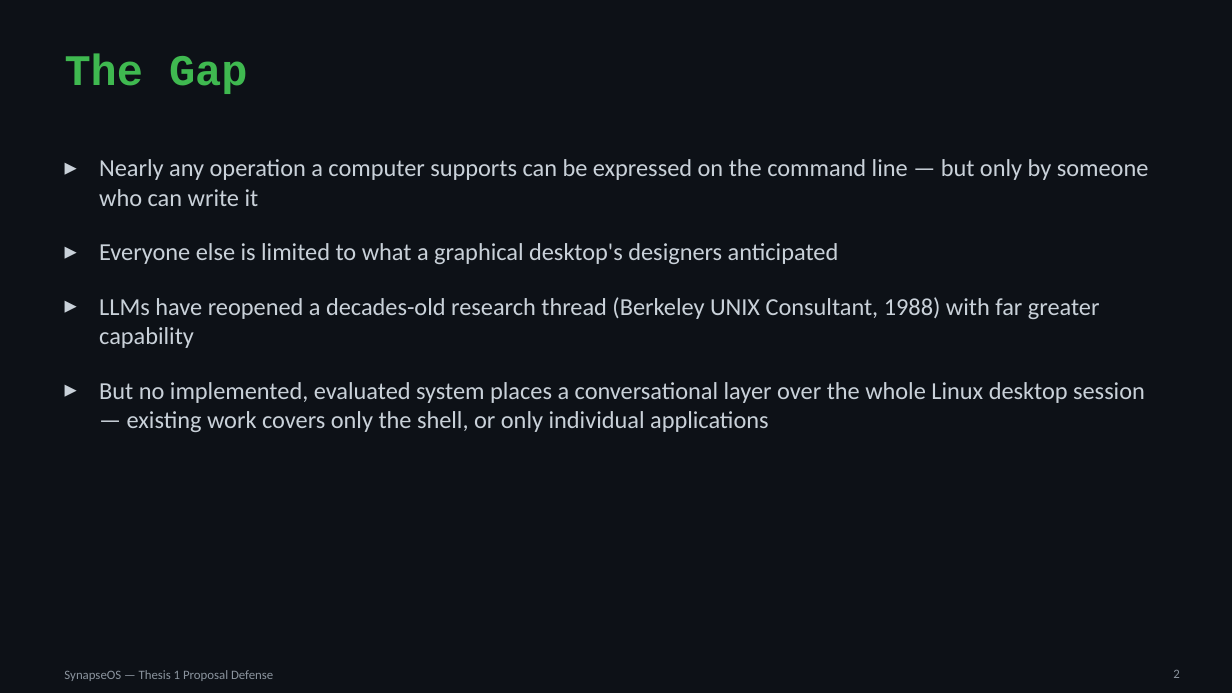
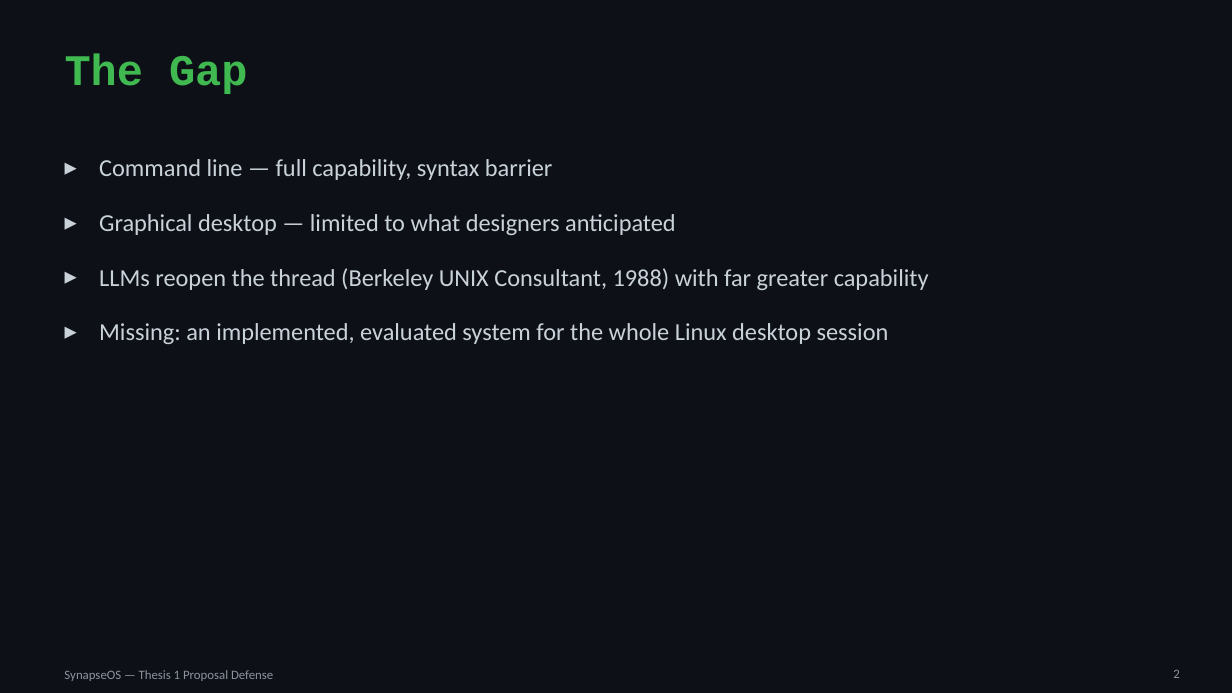
Before and after one commit to willardcsoriano/thesis, a slide deck: slide 2 of thesis 1/defense/SynapseOS_Proposal_Defense.pptx. Drawn at 1232x693 pixels with LibreOffice and Linux fonts; fonts in the diff are those of the drawing. Boxes give left, top, right and bottom in pixels: in the first picture for what was removed or moved away, otherwise in the second. Text is boxed around its words. In the diff, an @@ line names an element or a change of style, - is before the commit and + after.

```diff
--- a/thesis 1/defense/SynapseOS_Proposal_Defense.pptx
+++ b/thesis 1/defense/SynapseOS_Proposal_Defense.pptx
@@ text at (99, 159, 929, 344): text changed @@
-▸ Nearly any operation a computer supports can be expressed on the command line — but only by someone who can write it
-▸ Everyone else is limited to what a graphical desktop's designers anticipated
-▸ LLMs have reopened a decades-old research thread (Berkeley UNIX Consultant, 1988) with far greater capability
-▸ But no implemented, evaluated system places a conversational layer over the whole Linux desktop session — existing work covers only the shell, or only individual applications
+▸ Command line — full capability, syntax barrier
+▸ Graphical desktop — limited to what designers anticipated
+▸ LLMs reopen the thread (Berkeley UNIX Consultant, 1988) with far greater capability
+▸ Missing: an implemented, evaluated system for the whole Linux desktop session
```
Also in this commit, not shown: 10 other slides changed, 2 other files.
